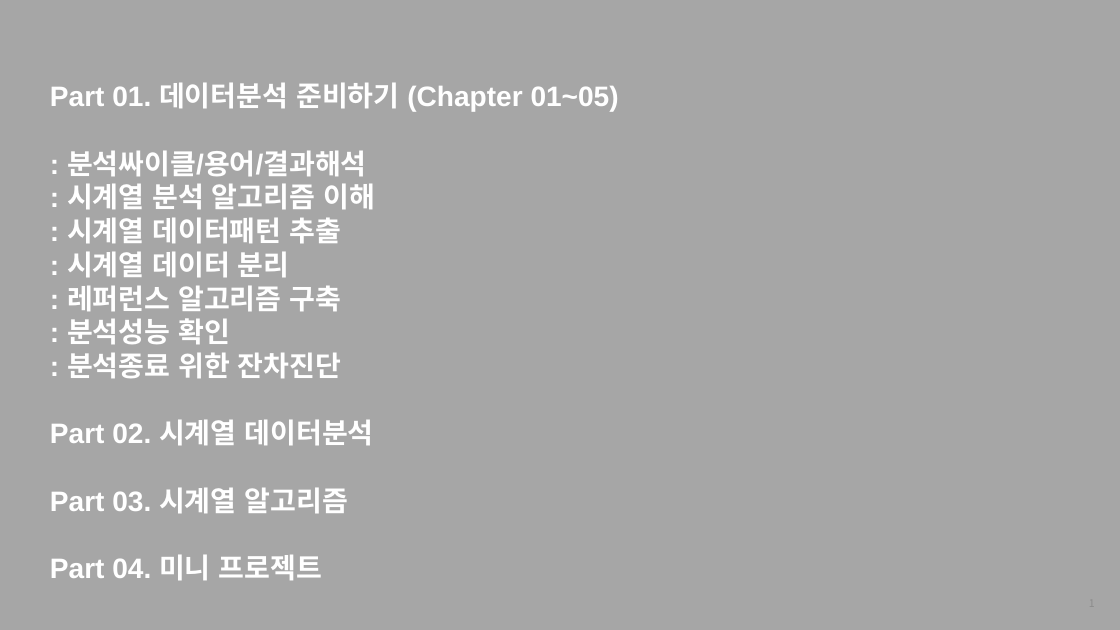
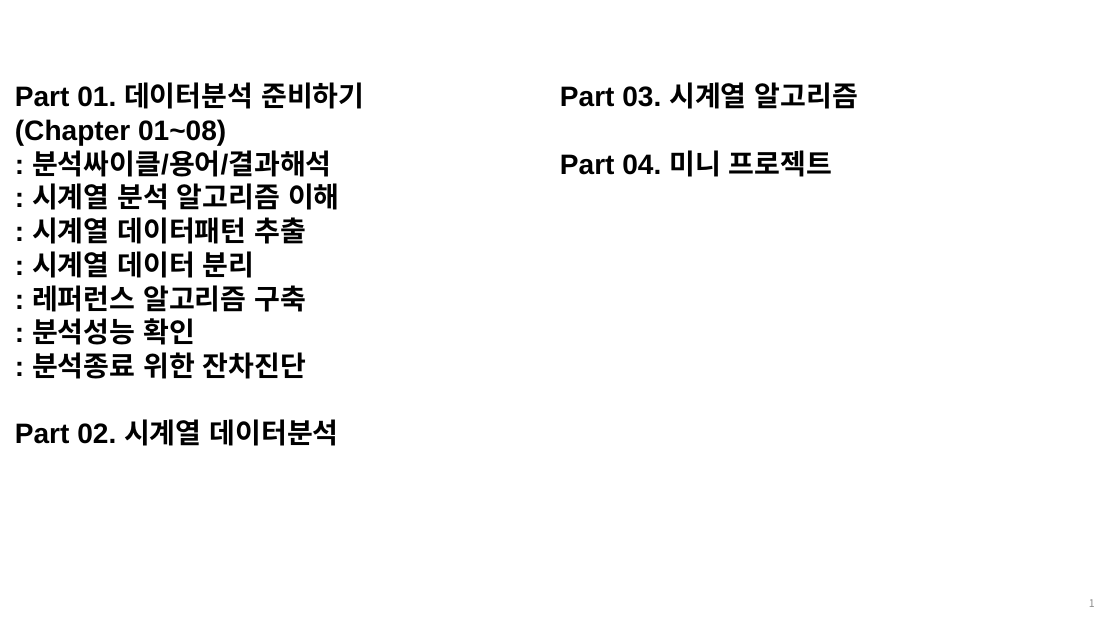
Before and after one commit to thekimk/All-About-Time-Series-Analysis, a slide deck: slide 1 of [FastCampus] 커리큘럼_김경원박사.pptx. Drawn at 1120x630 pixels with LibreOffice and Linux fonts; fonts in the diff are those of the drawing; background and template pictures are left out. Boxes give left, top, right and bottom in pixels: in the first picture for what was removed or moved away, otherwise in the second. Text is boxed around its words. In the diff, an @@ line names an element or a change of style, - is before the commit and + after.

```diff
--- a/[FastCampus] 커리큘럼_김경원박사.pptx
+++ b/[FastCampus] 커리큘럼_김경원박사.pptx
@@ background #A6A6A6 to #FFFFFF @@
@@ text at (15,82,364,145): text changed; text colour #FFFFFF to #000000 @@
-Part 01. 데이터분석 준비하기 (Chapter 01~05)
+Part 01. 데이터분석 준비하기
+(Chapter 01~08)
@@ text "Part 01. 데이터분석 준비하기": place and size @@
-text "Part 01. 데이터분석 준비하기" at (50,82,619,581)
+text "Part 01. 데이터분석 준비하기" at (15,82,858,379)
@@ text "Part 01. 데이터분석 준비하기" at (15,82,858,379): columns 1 to 2 @@
@@ text at (32,82,858,379): text colour #FFFFFF to #000000 in ": 분석싸이클/용어/결과해석", ": 시계열 분석 알고리즘 이해", ": 시계열 데이터패턴 추출", ": 시계열 데이터 분리" and 6 more places @@
```
Also in this commit, not shown: 60 slides added, 52 other files.
